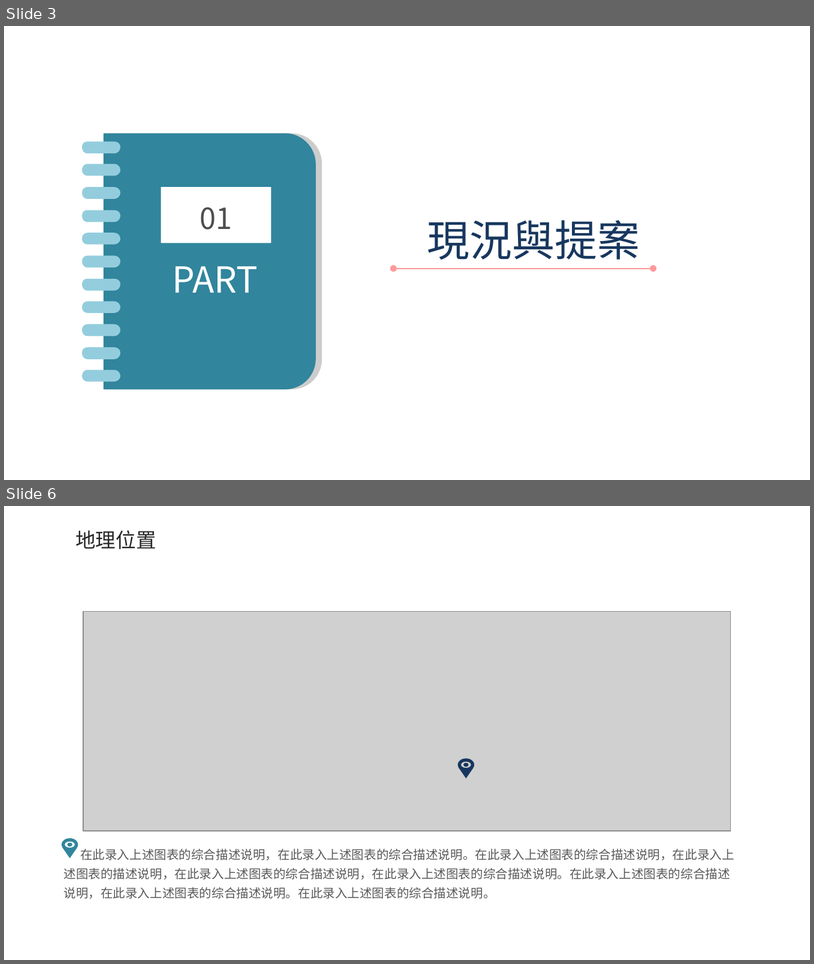
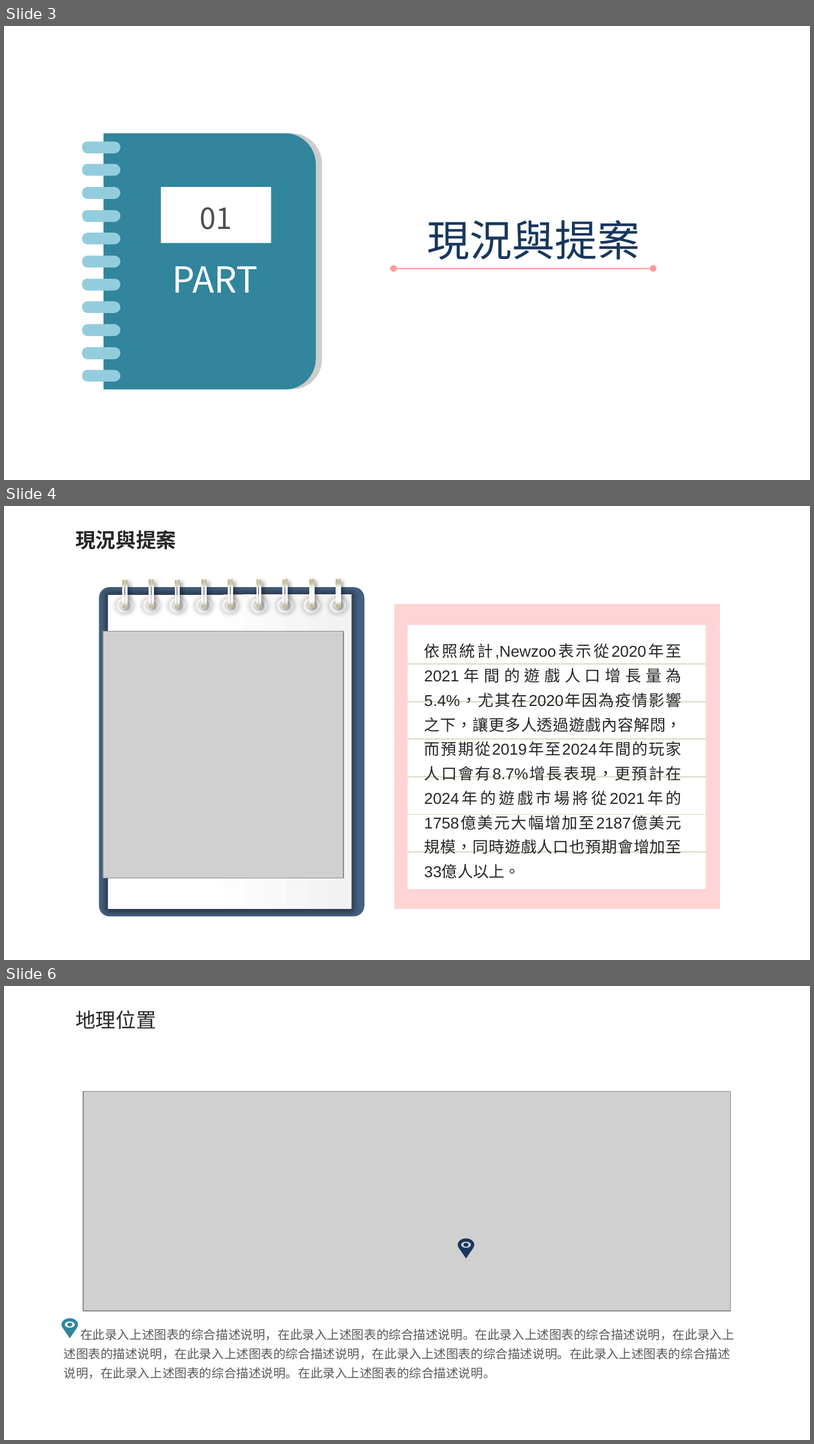
Before and after one commit to tippyshih/final, a slide deck: ppt模板.pptx. Shown one above the other, each under a label of ours: slides 3 and 6 before the commit, slides 3, 4 and 6 after it; the slides between them are not shown. The pictures are 814x964 and 814x1444 pixels, drawn with LibreOffice and Linux fonts; fonts in the diff are those of the drawing; grey boxes stand for pictures; background and template pictures are left out. Boxes give left, top, right and bottom in pixels: in the first picture for what was removed or moved away, otherwise in the second. Text is boxed around its words. In the diff, an @@ line names an element or a change of style, - is before the commit and + after.

```diff
--- a/ppt模板.pptx
+++ b/ppt模板.pptx
@@ slide 4 added at (x1=4, y1=506, x2=810, y2=960), background #FFFFFF @@
@@ text added at (x1=75, y1=530, x2=176, y2=549), 18 pt, text #262626, bold @@
+現況與提案
@@ rounded rectangle added at (x1=99, y1=588, x2=365, y2=916), fill #17375E at 80% opacity @@
@@ group added at (x1=108, y1=579, x2=351, y2=909): 18 rounded rectangles, 9 ellipses, 1 rectangle @@
@@ rectangle added at (x1=394, y1=604, x2=720, y2=909), fill #FF9999 at 42% opacity @@
@@ picture added at (x1=103, y1=631, x2=344, y2=878) @@
@@ table added at (x1=407, y1=625, x2=705, y2=889), 7 rows, 2 columns @@
+ | 
+ | 
+ | 
+ | 
+ | 
+ | 
+ | 
@@ text added at (x1=425, y1=643, x2=682, y2=853), 14 pt, text #262626 @@
+依照統計,Newzoo表示從2020年至2021年間的遊戲人口增長量為5.4%，尤其在2020年因為疫情影響之下，讓更多人透過遊戲內容解悶，而預期從2019年至2024年間的玩家人口會有8.7%增長表現，更預計在2024年的遊戲市場將從2021年的1758億美元大幅增加至2187億美元規模，同時遊戲人口也預期會增加至33億人以上。
```
Also in this commit, not shown: 1 slide changed, 4 other slides added, 7 slides removed.
